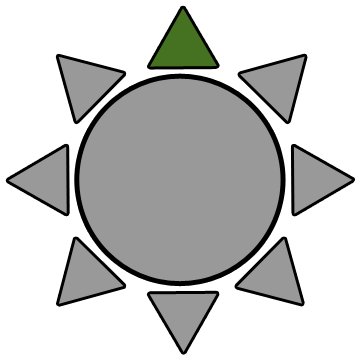
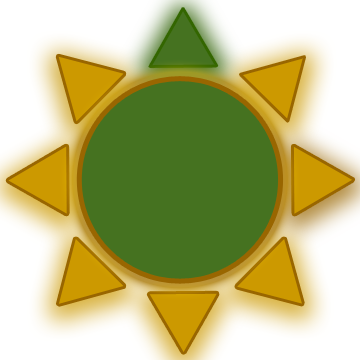
Layered file, before and after one edit (w=360, h=360). Changes by layer:
moved "Shape 1" above "Group 1", painted on it over [79,78,281,282]
painted on "315" over [58,56,124,122]
painted on "270" over [8,146,67,214]
painted on "225" over [58,239,124,304]
painted on "right 180" over [149,293,217,352]
painted on "right 135" over [237,239,302,304]
painted on "right 90" over [293,146,353,214]
painted on "right 45" over [240,56,305,122]
